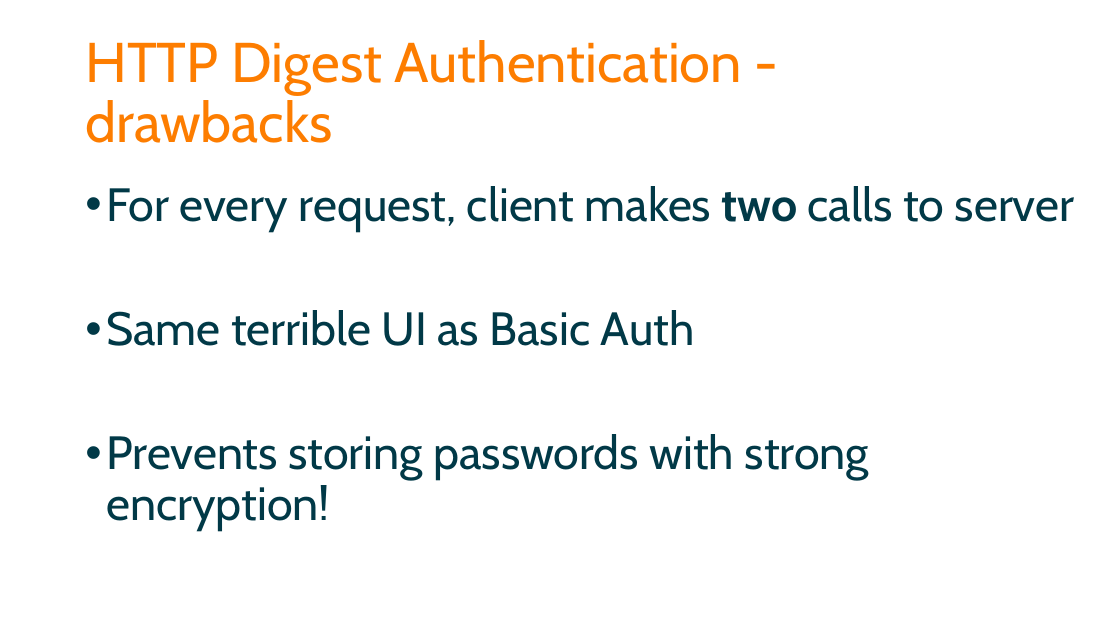
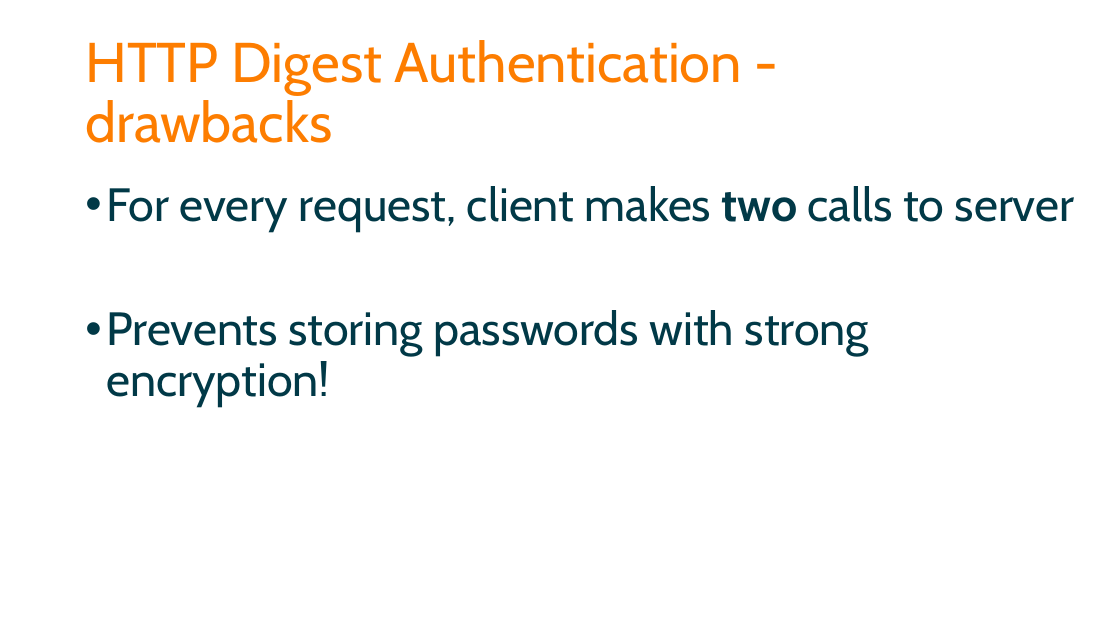
Before and after one commit to spetryjohnson/Securing-Your-API-Endpoints---StirTrek-2016, a slide deck: slide 26 of Securing Your API Endpoints - CodeMash 2016.pptx. Drawn at 1120x630 pixels with LibreOffice and Linux fonts; fonts in the diff are those of the drawing. Boxes give left, top, right and bottom in pixels: in the first picture for what was removed or moved away, otherwise in the second. Text is boxed around its words. In the diff, an @@ line names an element or a change of style, - is before the commit and + after.

Commit message:
More polish
Removed references to UI for basic auth, since it would be a moot issue
for API use. Cleaned up final section and tweaked the image for 2-party
auth.

```diff
--- a/Securing Your API Endpoints - CodeMash 2016.pptx
+++ b/Securing Your API Endpoints - CodeMash 2016.pptx
@@ text at (106,310,695,346): paragraph removed @@
-• Same terrible UI as Basic Auth
```
Also in this commit, not shown: 8 other slides changed, 2 other files.
